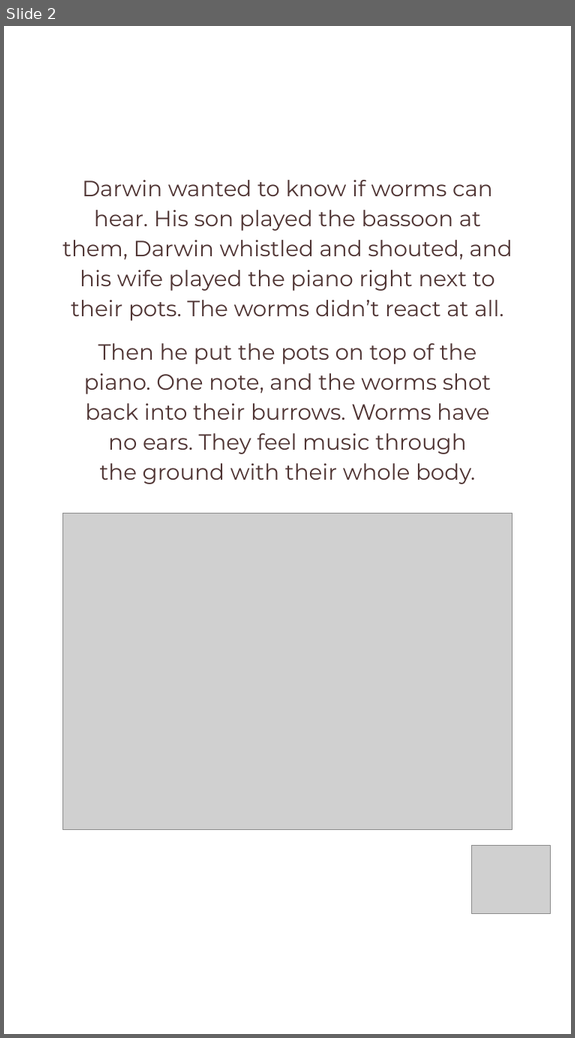
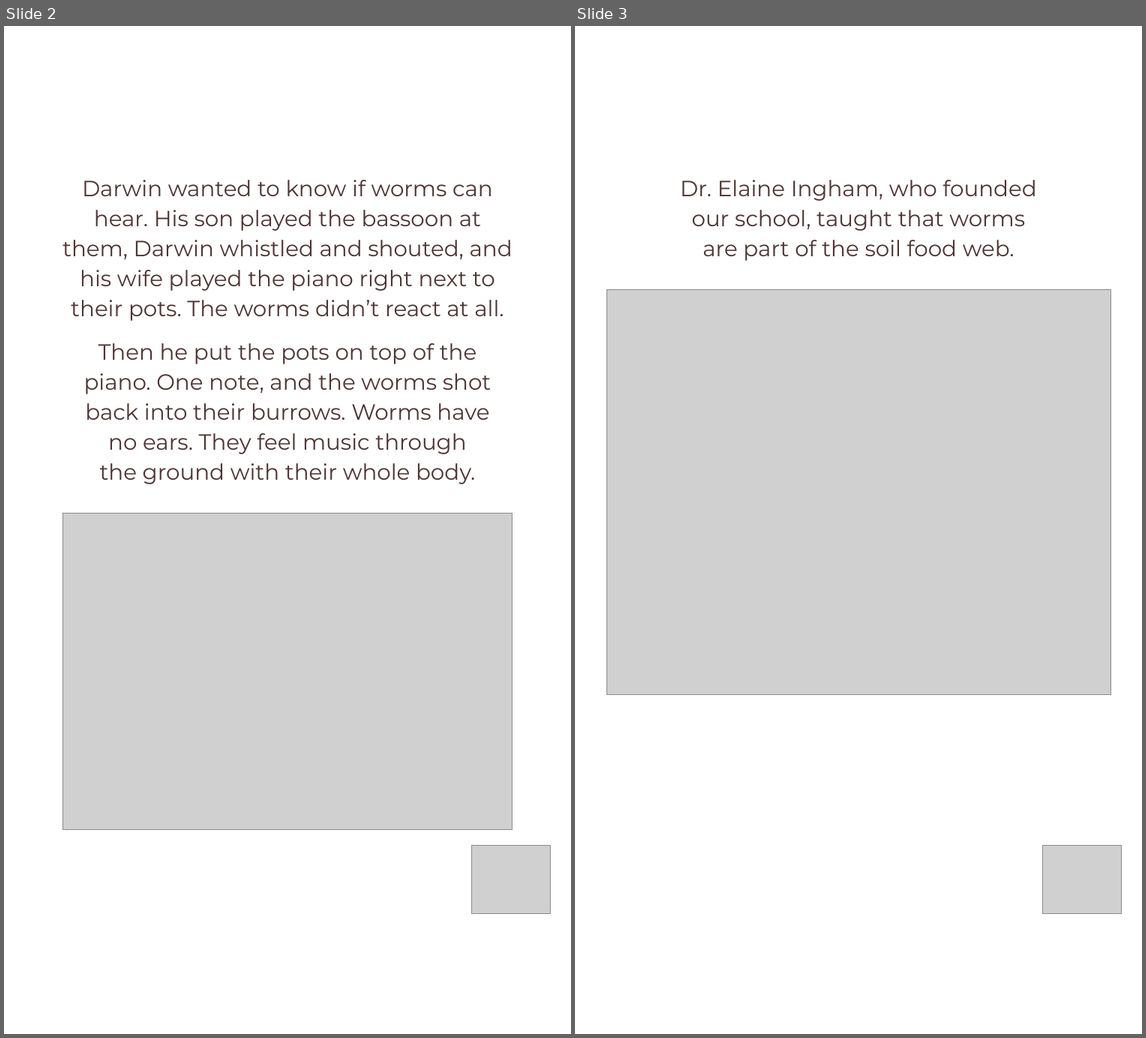
Before and after one commit to linneamoritznyc/final-SFWsite-Linnea, a slide deck: social/earthworm-day-2026-10-21/21-10-2026-wed-ig-story-earthworm.pptx. Shown side by side, each under a label of ours: slide 2 before the commit, slides 2 and 3 after it. The pictures are 575x1038 and 1146x1038 pixels, drawn with LibreOffice and Linux fonts; fonts in the diff are those of the drawing; grey boxes stand for pictures. Boxes give left, top, right and bottom in pixels: in the first picture for what was removed or moved away, otherwise in the second. Text is boxed around its words. In the diff, an @@ line names an element or a change of style, - is before the commit and + after.

```diff
--- a/social/earthworm-day-2026-10-21/21-10-2026-wed-ig-story-earthworm.pptx
+++ b/social/earthworm-day-2026-10-21/21-10-2026-wed-ig-story-earthworm.pptx
@@ slide 3 added at box(575, 26, 1142, 1034), background #FFFFFF @@
@@ text added at box(680, 180, 1036, 261), 31.5 pt, text #4F3433 @@
+Dr. Elaine Ingham, who founded
+our school, taught that worms
+are part of the soil food web.
@@ picture added at box(607, 289, 1111, 694) @@
@@ picture added at box(1042, 845, 1121, 913) @@
```
Also in this commit, not shown: 3 slides changed, 1 other slide added, 8 other files.
